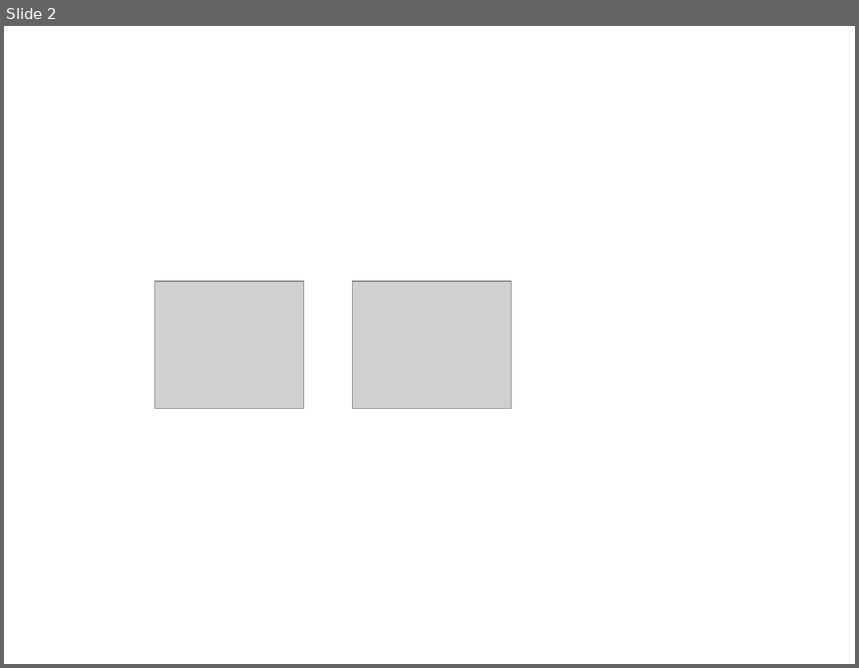
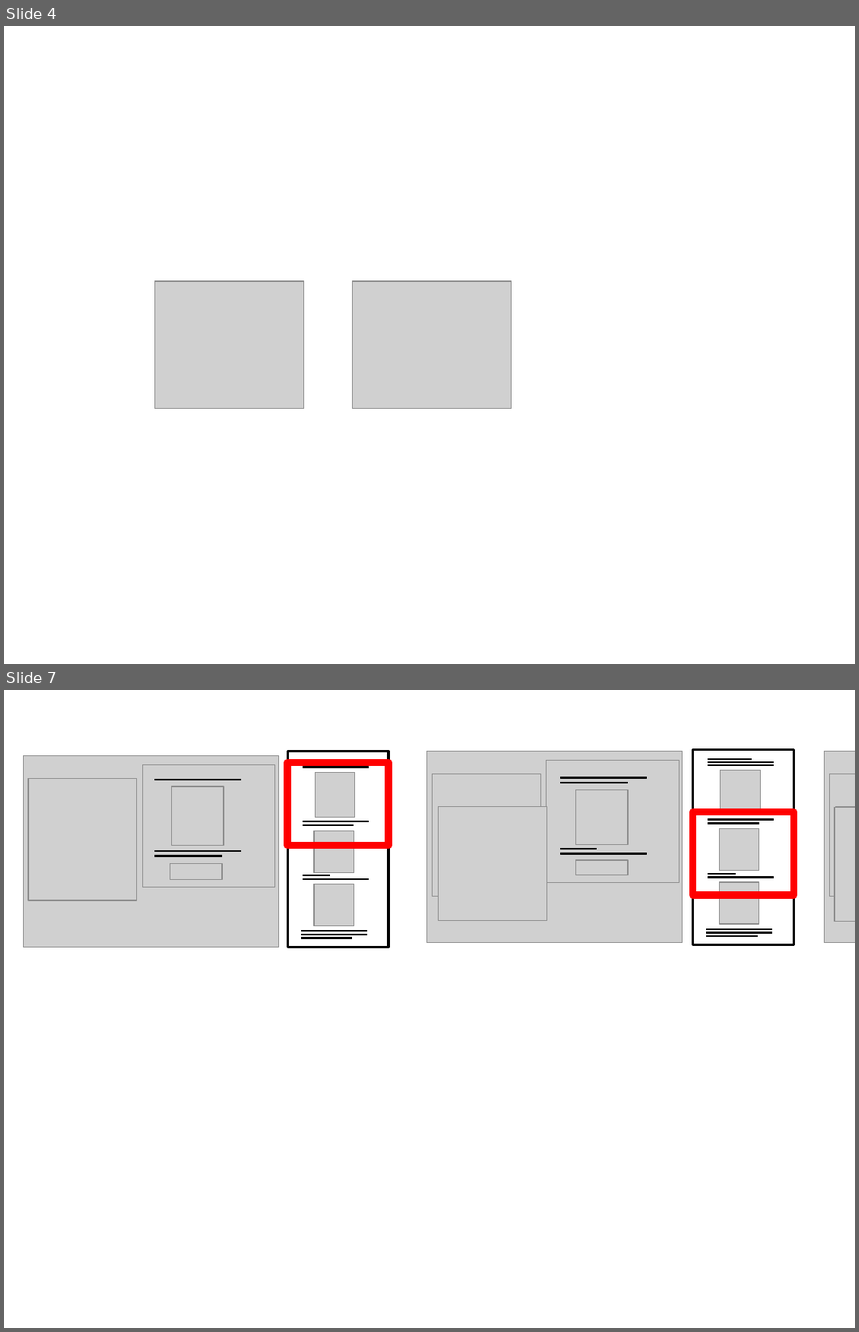
Before and after one commit to doubleshow/papers, a slide deck: i3/figures.pptx. Shown one above the other, each under a label of ours: slide 2 before the commit, slides 4 and 7 after it; the slides between them are not shown. The pictures are 859x668 and 859x1332 pixels, drawn with LibreOffice and Linux fonts; fonts in the diff are those of the drawing; grey boxes stand for pictures; background and template pictures are left out. Boxes give left, top, right and bottom in pixels: in the first picture for what was removed or moved away, otherwise in the second. Text is boxed around its words. In the diff, an @@ line names an element or a change of style, - is before the commit and + after.

```diff
--- a/i3/figures.pptx
+++ b/i3/figures.pptx
@@ slide 7 added at (4, 690, 855, 1328), background #FFFFFF @@
@@ picture added at (24, 755, 279, 947) @@
@@ picture added at (825, 752, 855, 943) @@
@@ picture added at (28, 778, 137, 901) @@
@@ picture added at (143, 765, 275, 888) @@
@@ line added from (154, 780) to (241, 780), #000000 1.5 pt @@
@@ rectangle added at (287, 762, 389, 846), outline #FF0000 6 pt @@
@@ group added at (287, 752, 389, 947): 10 lines, 3 pictures, 1 rectangle @@
@@ group added at (693, 749, 794, 945): 10 lines, 3 pictures, 1 rectangle @@
@@ picture added at (829, 774, 855, 896) @@
@@ picture added at (171, 787, 224, 845) @@
@@ rectangle added at (693, 812, 794, 896), outline #FF0000 6 pt @@
@@ picture added at (835, 808, 855, 922) @@
@@ picture added at (835, 806, 855, 921) @@
@@ line added from (154, 852) to (241, 852), #000000 1.5 pt @@
@@ line added from (154, 856) to (222, 856), #000000 1.5 pt @@
@@ picture added at (170, 863, 223, 880) @@
@@ group added at (427, 752, 683, 943): 6 pictures, 4 lines @@
@@ what was slide 2 is now slide 4 @@
```
Also in this commit, not shown: 2 slides changed, 6 other slides added, 1 other file.
